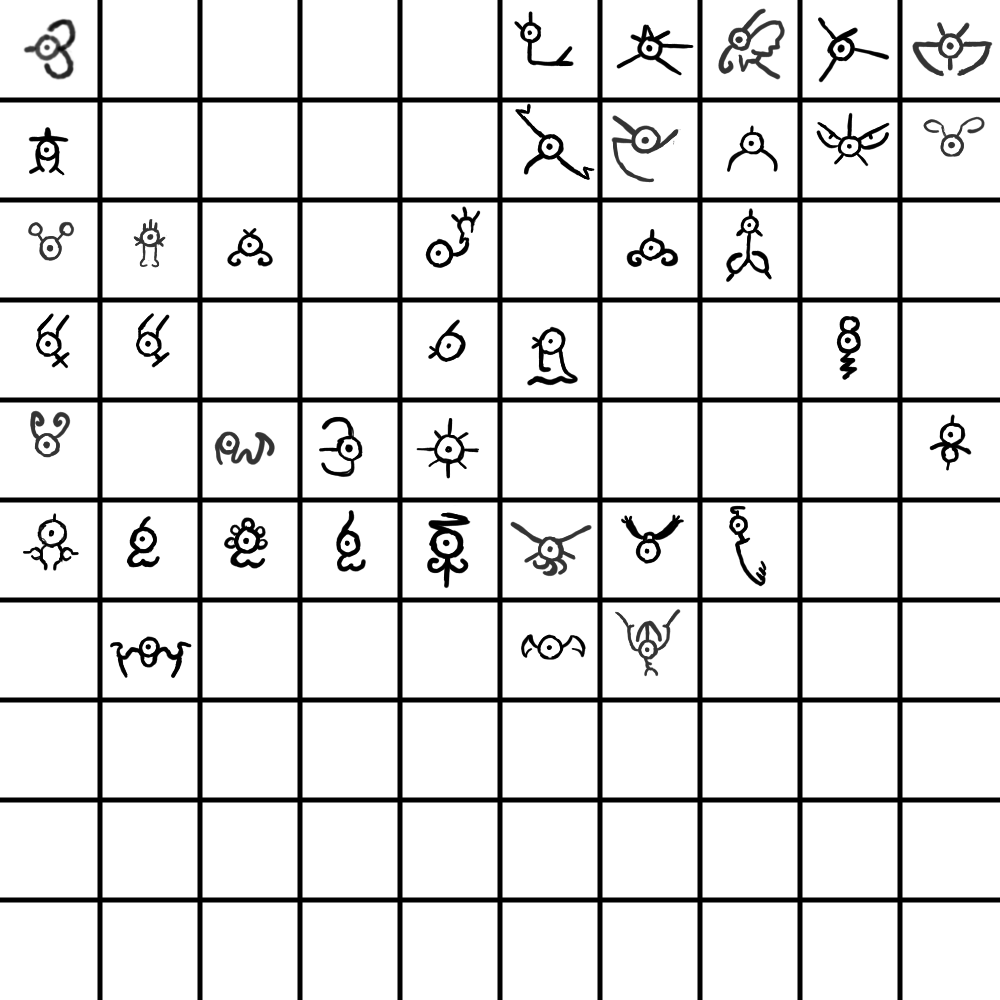
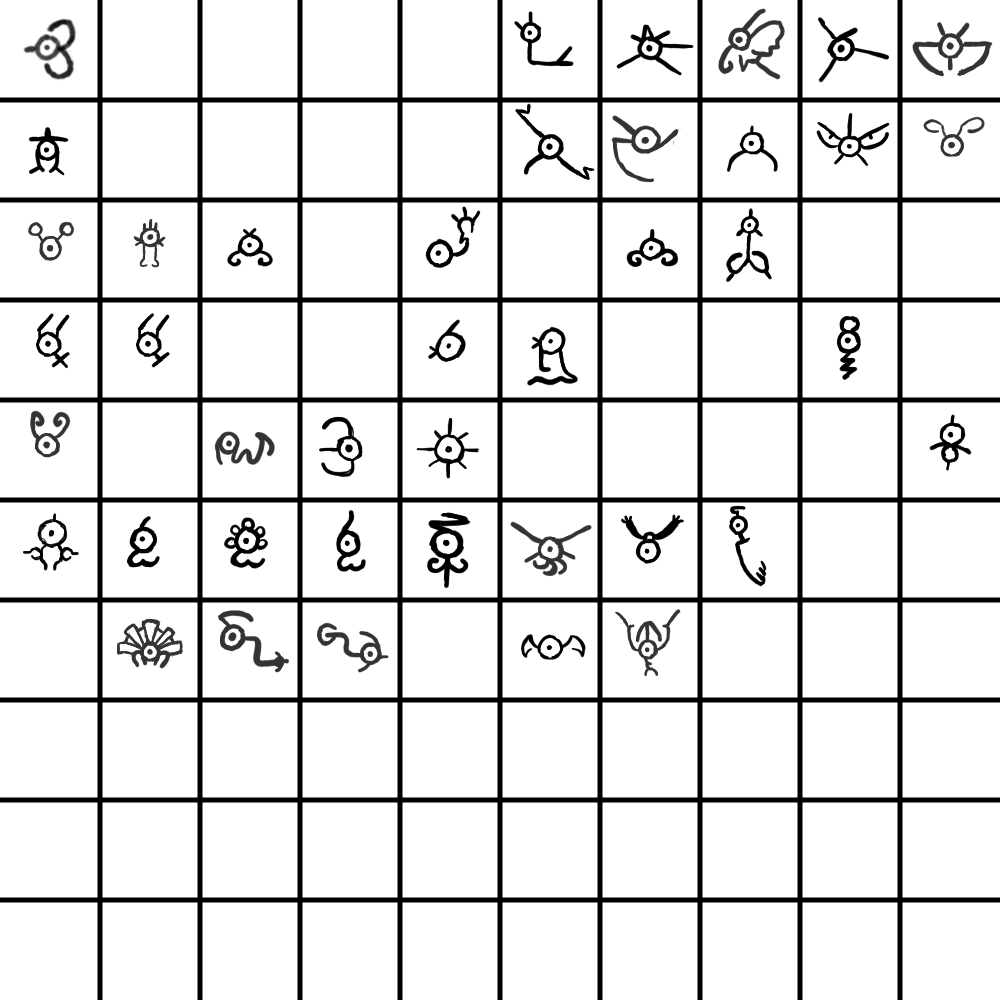
Before/after of a 1000 × 1000 layered artwork. What changed in the layer stack:
painted on "Paint Layer 1" over (110, 610, 389, 679)
